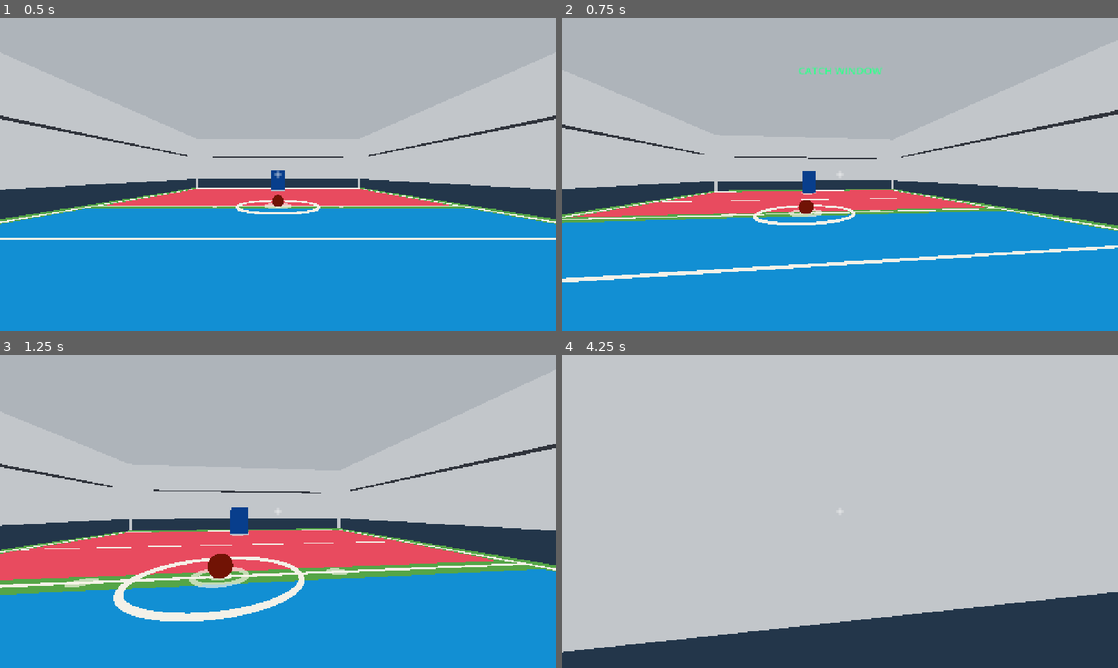
Above: before the commit, frames 1-4 (two rows, left to right).
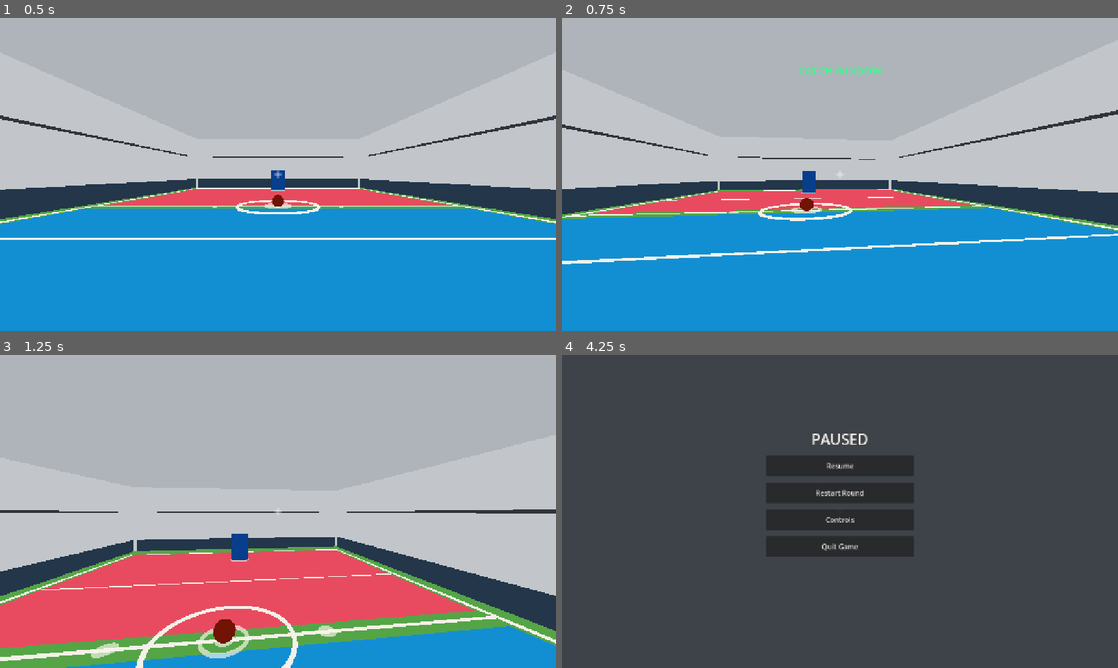
Above: after the commit, the same moments.

Repository: copley/dodgeball-fps
Game: Godot game, scene res://scenes/main.tscn
Two runs of this game, one before a commit and one after it. Both use one fixed random seed, a clock stepped at 60 frames per second and the inputs below.
Inputs (mouse positions are in pixels of both pictures, inside the frame that each line leads up to):
- Up to frame 1 (0.5 s): no input
- Up to frame 2 (0.75 s): tap Enter at 0.5 s; move the mouse to (867, 174) at 0.52 s; hold W (move_forward) from 0.53 s (still down); hold Right mouse button (catch_ball) from 0.53 s (still down)
- Up to frame 3 (1.25 s): keep holding W (move_forward); keep holding Right mouse button (catch_ball); tap Space (jump, bound only after the commit) at 0.77, 1.07 s; tap E (pickup_ball) at 0.8 s
- Up to frame 4 (4.25 s): keep holding W (move_forward); move the mouse to (812, 511) at 1.27 s; release Right mouse button (catch_ball) at 1.28 s; tap E (pickup_ball) at 1.35 s; tap Space (jump, bound only after the commit) at 1.52, 1.82, 3.02, 3.32, 3.77, 3.8, 4.07 s; click (812, 511) at 1.55 s; move the mouse to (851, 505) at 2.02 s; press the mouse at (851, 505) at 2.03 s; tap Ctrl (crouch, bound only after the commit) at 2.3, 2.85 s; move the mouse to (834, 517) at 2.77 s; release the mouse at (834, 517) at 2.78 s; tap Shift (sprint, bound only after the commit) at 3.05 s; move the mouse to (878, 514) at 3.52 s; hold Shift (sprint, bound only after the commit) from 3.53 s (still down); tap Escape (ui_cancel) at 4.15 s

Frame 1 is identical in both runs. In frame 2, 4.3% of the frame differs, in the area x 0-100%, y 29-85%; in frame 3, 40%; in frame 4, 100%, in the area x 0-100%, y 0-100%.

Commit message:
feat: add player actions and pause menu

Diff:
--- a/project.godot
+++ b/project.godot
@@ -52,6 +52,34 @@
 "deadzone": 0.5,
 "events": [Object(InputEventMouseButton,"button_index":2)]
 }
+sprint={
+"deadzone": 0.5,
+"events": [Object(InputEventKey,"physical_keycode":4194325)]
+}
+crouch={
+"deadzone": 0.5,
+"events": [Object(InputEventKey,"physical_keycode":4194326)]
+}
+jump={
+"deadzone": 0.5,
+"events": [Object(InputEventKey,"physical_keycode":32)]
+}
+dodge_left={
+"deadzone": 0.5,
+"events": [Object(InputEventKey,"physical_keycode":81)]
+}
+dodge_right={
+"deadzone": 0.5,
+"events": [Object(InputEventKey,"physical_keycode":70)]
+}
+restart_round={
+"deadzone": 0.5,
+"events": [Object(InputEventKey,"physical_keycode":82)]
+}
+pause_menu={
+"deadzone": 0.5,
+"events": [Object(InputEventKey,"physical_keycode":4194305)]
+}
 
 [physics]
 
--- a/scenes/main.tscn
+++ b/scenes/main.tscn
@@ -16,6 +16,22 @@
 corner_radius_top_right = 1
 corner_radius_bottom_right = 1
 corner_radius_bottom_left = 1
+
+[sub_resource type="StyleBoxFlat" id="StyleBoxFlat_pause"]
+bg_color = Color(0.08, 0.13, 0.2, 0.96)
+border_width_left = 3
+border_width_top = 3
+border_width_right = 3
+border_width_bottom = 3
+border_color = Color(0.086, 0.56, 0.827, 1)
+corner_radius_top_left = 8
+corner_radius_top_right = 8
+corner_radius_bottom_right = 8
+corner_radius_bottom_left = 8
+content_margin_left = 28.0
+content_margin_top = 24.0
+content_margin_right = 28.0
+content_margin_bottom = 24.0
 
 [node name="Main" type="Node3D"]
 script = ExtResource("2_main")
@@ -89,3 +105,97 @@
 theme_override_font_sizes/font_size = 24
 text = "CATCH WINDOW"
 horizontal_alignment = 1
+
+[node name="DodgeFeedback" type="Label" parent="UI"]
+visible = false
+offset_left = 0.0
+offset_top = 148.0
+offset_right = 1280.0
+offset_bottom = 180.0
+theme_override_colors/font_color = Color(0.91, 0.294, 0.372, 1)
+theme_override_font_sizes/font_size = 20
+text = "DODGE RECHARGING"
+horizontal_alignment = 1
+
+[node name="PauseOverlay" type="ColorRect" parent="UI"]
+visible = false
+process_mode = 3
+layout_mode = 3
+anchors_preset = 15
+anchor_right = 1.0
+anchor_bottom = 1.0
+grow_horizontal = 2
+grow_vertical = 2
+color = Color(0.04, 0.06, 0.09, 0.72)
+
+[node name="PausePanel" type="VBoxContainer" parent="UI/PauseOverlay"]
+layout_mode = 0
+anchor_left = 0.5
+anchor_top = 0.5
+anchor_right = 0.5
+anchor_bottom = 0.5
+offset_left = -170.0
+offset_top = -190.0
+offset_right = 170.0
+offset_bottom = 190.0
+theme_override_constants/separation = 14
+theme_override_styles/panel = SubResource("StyleBoxFlat_pause")
+
+[node name="Title" type="Label" parent="UI/PauseOverlay/PausePanel"]
+layout_mode = 2
+theme_override_colors/font_color = Color(0.957, 0.945, 0.91, 1)
+theme_override_font_sizes/font_size = 34
+text = "PAUSED"
+horizontal_alignment = 1
+
+[node name="Resume" type="Button" parent="UI/PauseOverlay/PausePanel"]
+custom_minimum_size = Vector2(0, 48)
+layout_mode = 2
+text = "Resume"
+
+[node name="RestartRound" type="Button" parent="UI/PauseOverlay/PausePanel"]
+custom_minimum_size = Vector2(0, 48)
+layout_mode = 2
+text = "Restart Round"
+
+[node name="Controls" type="Button" parent="UI/PauseOverlay/PausePanel"]
+custom_minimum_size = Vector2(0, 48)
+layout_mode = 2
+text = "Controls"
+
+[node name="QuitGame" type="Button" parent="UI/PauseOverlay/PausePanel"]
+custom_minimum_size = Vector2(0, 48)
+layout_mode = 2
+text = "Quit Game"
+
+[node name="ControlsPanel" type="VBoxContainer" parent="UI/PauseOverlay"]
+visible = false
+layout_mode = 0
+anchor_left = 0.5
+anchor_top = 0.5
+anchor_right = 0.5
+anchor_bottom = 0.5
+offset_left = -230.0
+offset_top = -280.0
+offset_right = 230.0
+offset_bottom = 280.0
+theme_override_constants/separation = 10
+theme_override_styles/panel = SubResource("StyleBoxFlat_pause")
+
+[node name="Title" type="Label" parent="UI/PauseOverlay/ControlsPanel"]
+layout_mode = 2
+theme_override_colors/font_color = Color(0.957, 0.945, 0.91, 1)
+theme_override_font_sizes/font_size = 30
+text = "CONTROLS"
+horizontal_alignment = 1
+
+[node name="Bindings" type="Label" parent="UI/PauseOverlay/ControlsPanel"]
+layout_mode = 2
+theme_override_colors/font_color = Color(0.957, 0.945, 0.91, 1)
+theme_override_font_sizes/font_size = 19
+text = "WASD — Move\nMouse — Aim / Look\nShift — Sprint\nCtrl — Crouch\nSpace — Jump\nLeft Mouse — Charge / Throw\nRight Mouse — Timed Catch\nE — Pick Up / Interact\nQ — Dodge Left\nF — Dodge Right\nR — Restart Round\nEscape — Pause Menu"
+
+[node name="Back" type="Button" parent="UI/PauseOverlay/ControlsPanel"]
+custom_minimum_size = Vector2(0, 48)
+layout_mode = 2
+text = "Back"
--- a/scripts/main.gd
+++ b/scripts/main.gd
@@ -9,11 +9,16 @@
 @onready var target_spawn: Marker3D = $Court/SpawnMarkers/TargetSpawn
 @onready var round_result_label: Label = $UI/RoundResult
 @onready var catch_feedback_label: Label = $UI/CatchFeedback
+@onready var dodge_feedback_label: Label = $UI/DodgeFeedback
+@onready var pause_overlay: Control = $UI/PauseOverlay
+@onready var pause_panel: VBoxContainer = $UI/PauseOverlay/PausePanel
+@onready var controls_panel: VBoxContainer = $UI/PauseOverlay/ControlsPanel
 
 var player: PlayerController
 var ball: Dodgeball
 var target: DodgeballTarget
 var target_eliminated: bool = false
+var gameplay_mouse_captured: bool = true
 
 
 func _ready() -> void:
@@ -25,6 +30,7 @@
 	player.catch_window_changed.connect(_on_catch_window_changed)
 	player.catch_succeeded.connect(_on_catch_succeeded)
 	player.eliminated.connect(_on_player_eliminated)
+	player.dodge_availability_changed.connect(_on_dodge_availability_changed)
 
 	ball = BALL_SCENE.instantiate()
 	add_child(ball)
@@ -36,6 +42,71 @@
 	add_child(target)
 	target.global_transform = target_spawn.global_transform
 	target.eliminated.connect(_on_target_eliminated)
+	$UI/PauseOverlay/PausePanel/Resume.pressed.connect(close_pause_menu)
+	$UI/PauseOverlay/PausePanel/RestartRound.pressed.connect(_on_menu_restart)
+	$UI/PauseOverlay/PausePanel/Controls.pressed.connect(_show_controls)
+	$UI/PauseOverlay/PausePanel/QuitGame.pressed.connect(get_tree().quit)
+	$UI/PauseOverlay/ControlsPanel/Back.pressed.connect(_show_pause_options)
+	process_mode = Node.PROCESS_MODE_ALWAYS
+
+
+func _unhandled_input(event: InputEvent) -> void:
+	if event.is_action_pressed("pause_menu"):
+		if get_tree().paused:
+			close_pause_menu()
+		else:
+			open_pause_menu()
+		get_viewport().set_input_as_handled()
+		return
+	if not get_tree().paused and event.is_action_pressed("restart_round"):
+		restart_round()
+		get_viewport().set_input_as_handled()
+
+
+func open_pause_menu() -> void:
+	pause_overlay.visible = true
+	_show_pause_options()
+	get_tree().paused = true
+	gameplay_mouse_captured = false
+	Input.mouse_mode = Input.MOUSE_MODE_VISIBLE
+
+
+func close_pause_menu() -> void:
+	pause_overlay.visible = false
+	get_tree().paused = false
+	gameplay_mouse_captured = true
+	Input.mouse_mode = Input.MOUSE_MODE_CAPTURED
+
+
+func _show_controls() -> void:
+	pause_panel.visible = false
+	controls_panel.visible = true
+
+
+func _show_pause_options() -> void:
+	pause_panel.visible = true
+	controls_panel.visible = false
+
+
+func _on_menu_restart() -> void:
+	restart_round()
+	close_pause_menu()
+
+
+func restart_round() -> void:
+	player.reset_to(player_spawn.global_transform)
+	ball.reset_to(ball_spawn.global_transform)
+	target.reset_to(target_spawn.global_transform)
+	target_eliminated = false
+	round_result_label.visible = false
+	round_result_label.text = ""
+	catch_feedback_label.visible = false
+	catch_feedback_label.text = ""
+	dodge_feedback_label.visible = false
+
+
+func _on_dodge_availability_changed(available: bool) -> void:
+	dodge_feedback_label.visible = not available
 
 func _on_pickup_requested(player: PlayerController) -> void:
 	if player.can_pick_up(ball):
--- a/scripts/player.gd
+++ b/scripts/player.gd
@@ -6,8 +6,20 @@
 signal catch_window_changed(active: bool)
 signal catch_succeeded
 signal eliminated
-
-@export var move_speed: float = 7.0
+signal dodge_availability_changed(available: bool)
+
+@export var acceleration: float = 30.0
+@export var normal_speed: float = 7.0
+@export var sprint_speed: float = 10.0
+@export_range(0.0, 1.0, 0.05) var air_control: float = 0.35
+@export var jump_velocity: float = 6.5
+@export var standing_height: float = 1.8
+@export var crouching_height: float = 1.1
+@export var crouch_transition_speed: float = 7.0
+@export var dodge_speed: float = 12.0
+@export var dodge_distance: float = 3.0
+@export var dodge_duration: float = 0.25
+@export var dodge_cooldown: float = 1.0
 @export var mouse_sensitivity: float = 0.002
 @export_range(1.0, 89.0, 1.0) var vertical_look_limit_degrees: float = 85.0
 @export var pickup_range: float = 2.0
@@ -20,21 +32,28 @@
 
 @onready var camera: Camera3D = $Camera3D
 @onready var ball_hold_position: Marker3D = $Camera3D/BallHoldPosition
+@onready var collision_shape: CollisionShape3D = $CollisionShape3D
 
 var gravity: float = ProjectSettings.get_setting("physics/3d/default_gravity")
 var held_ball: Dodgeball
 var charge_seconds: float = 0.0
 var catch_seconds_remaining: float = 0.0
 var is_eliminated: bool = false
+var is_crouching: bool = false
+var dodge_seconds_remaining: float = 0.0
+var dodge_cooldown_remaining: float = 0.0
+var dodge_direction: Vector3 = Vector3.ZERO
+
+const STANDING_CAMERA_HEIGHT: float = 1.6
 
 
 func _ready() -> void:
+	collision_shape.shape = collision_shape.shape.duplicate()
 	Input.mouse_mode = Input.MOUSE_MODE_CAPTURED
 
 
 func _unhandled_input(event: InputEvent) -> void:
-	if event.is_action_pressed("ui_cancel"):
-		Input.mouse_mode = Input.MOUSE_MODE_VISIBLE
+	if get_tree().paused or is_eliminated:
 		return
 
 	if event.is_action_pressed("pickup_ball") and held_ball == null:
@@ -42,6 +61,14 @@
 
 	if event.is_action_pressed("catch_ball"):
 		start_catch_window()
+
+	if event.is_action_pressed("jump"):
+		try_jump()
+
+	if event.is_action_pressed("dodge_left"):
+		start_dodge(-1.0)
+	elif event.is_action_pressed("dodge_right"):
+		start_dodge(1.0)
 
 	if event.is_action_pressed("throw_ball") and held_ball != null:
 		charge_seconds = 0.0
@@ -81,12 +108,18 @@
 		velocity = Vector3.ZERO
 		return
 
+	_update_crouch(delta)
+	if dodge_cooldown_remaining > 0.0:
+		dodge_cooldown_remaining = maxf(dodge_cooldown_remaining - delta, 0.0)
+		if dodge_cooldown_remaining == 0.0:
+			dodge_availability_changed.emit(true)
+
 	if held_ball != null and Input.is_action_pressed("throw_ball"):
 		charge_seconds = minf(charge_seconds + delta, full_charge_seconds)
 
 	if not is_on_floor():
 		velocity.y -= gravity * delta
-	else:
+	elif velocity.y <= 0.0:
 		velocity.y = 0.0
 
 	var input_direction := Input.get_vector(
@@ -101,9 +134,102 @@
 		input_direction.y
 	)).normalized()
 
-	velocity.x = movement_direction.x * move_speed
-	velocity.z = movement_direction.z * move_speed
+	if dodge_seconds_remaining > 0.0:
+		velocity.x = dodge_direction.x * effective_dodge_speed()
+		velocity.z = dodge_direction.z * effective_dodge_speed()
+		dodge_seconds_remaining = maxf(dodge_seconds_remaining - delta, 0.0)
+	else:
+		var speed := get_movement_speed(Input.is_action_pressed("sprint"))
+		var target_velocity := movement_direction * speed
+		var control := 1.0 if is_on_floor() else air_control
+		velocity.x = move_toward(velocity.x, target_velocity.x, acceleration * control * delta)
+		velocity.z = move_toward(velocity.z, target_velocity.z, acceleration * control * delta)
 	move_and_slide()
+
+
+func effective_dodge_speed() -> float:
+	if dodge_duration <= 0.0:
+		return dodge_speed
+	return minf(dodge_speed, dodge_distance / dodge_duration)
+
+
+func get_movement_speed(wants_sprint: bool) -> float:
+	return sprint_speed if wants_sprint and not is_crouching else normal_speed
+
+
+func try_jump() -> bool:
+	if is_eliminated or is_crouching or not is_on_floor() or velocity.y > 0.0:
+		return false
+	velocity.y = jump_velocity
+	return true
+
+
+func start_dodge(side: float) -> bool:
+	if (
+		get_tree().paused
+		or is_eliminated
+		or dodge_seconds_remaining > 0.0
+		or dodge_cooldown_remaining > 0.0
+	):
+		return false
+	dodge_direction = global_basis.x * signf(side)
+	dodge_direction.y = 0.0
+	dodge_direction = dodge_direction.normalized()
+	dodge_seconds_remaining = dodge_duration
+	dodge_cooldown_remaining = dodge_cooldown
+	dodge_availability_changed.emit(false)
+	return true
+
+
+func _update_crouch(delta: float) -> void:
+	var wants_crouch := Input.is_action_pressed("crouch")
+	if wants_crouch:
+		is_crouching = true
+	else:
+		is_crouching = not can_stand_up()
+	var target_height := crouching_height if is_crouching else standing_height
+	var capsule := collision_shape.shape as CapsuleShape3D
+	capsule.height = move_toward(capsule.height, target_height, crouch_transition_speed * delta)
+	collision_shape.position.y = capsule.height * 0.5
+	var camera_ratio := capsule.height / standing_height
+	camera.position.y = STANDING_CAMERA_HEIGHT * camera_ratio
+
+
+func can_stand_up() -> bool:
+	if not is_inside_tree():
+		return true
+	var capsule := CapsuleShape3D.new()
+	var current_capsule := collision_shape.shape as CapsuleShape3D
+	capsule.radius = current_capsule.radius
+	capsule.height = standing_height
+	var query := PhysicsShapeQueryParameters3D.new()
+	query.shape = capsule
+	query.transform = global_transform.translated_local(
+		Vector3.UP * (standing_height * 0.5 + 0.01)
+	)
+	query.collision_mask = collision_mask
+	query.exclude = [get_rid()]
+	return get_world_3d().direct_space_state.intersect_shape(query, 1).is_empty()
+
+
+func reset_to(new_spawn_transform: Transform3D) -> void:
+	held_ball = null
+	charge_seconds = 0.0
+	catch_seconds_remaining = 0.0
+	is_eliminated = false
+	is_crouching = false
+	dodge_seconds_remaining = 0.0
+	dodge_cooldown_remaining = 0.0
+	dodge_direction = Vector3.ZERO
+	velocity = Vector3.ZERO
+	global_transform = new_spawn_transform
+	camera.rotation = Vector3.ZERO
+	camera.position.y = STANDING_CAMERA_HEIGHT
+	var capsule := collision_shape.shape as CapsuleShape3D
+	capsule.height = standing_height
+	collision_shape.position.y = standing_height * 0.5
+	catch_window_changed.emit(false)
+	dodge_availability_changed.emit(true)
 
 
 func can_pick_up(ball: Dodgeball) -> bool:
--- a/scripts/target.gd
+++ b/scripts/target.gd
@@ -7,6 +7,11 @@
 @onready var collision_shape: CollisionShape3D = $CollisionShape3D
 
 var is_eliminated: bool = false
+var active_material: Material
+
+
+func _ready() -> void:
+	active_material = mesh.material_override
 
 
 func eliminate() -> void:
@@ -18,6 +23,13 @@
 	eliminated.emit()
 
 
+func reset_to(new_spawn_transform: Transform3D) -> void:
+	global_transform = new_spawn_transform
+	is_eliminated = false
+	collision_shape.set_deferred("disabled", false)
+	mesh.material_override = active_material
+
+
 func _create_eliminated_material() -> StandardMaterial3D:
 	var material := StandardMaterial3D.new()
 	material.albedo_color = Color(0.18, 0.18, 0.2, 1.0)
--- /dev/null
+++ b/tests/test_player_actions_menu.gd
@@ -0,0 +1,204 @@
+extends SceneTree
+
+const MAIN_SCENE: PackedScene = preload("res://scenes/main.tscn")
+
+const REQUIRED_ACTIONS: PackedStringArray = [
+	"move_forward", "move_back", "move_left", "move_right", "sprint", "crouch",
+	"jump", "throw_ball", "catch_ball", "pickup_ball", "dodge_left",
+	"dodge_right", "restart_round", "pause_menu",
+]
+
+var failures: int = 0
+
+
+func _initialize() -> void:
+	call_deferred("_run")
+
+
+func _run() -> void:
+	_test_input_map()
+	await _test_movement_jump_and_crouch()
+	await _test_dodge_and_collision()
+	await _test_pause_and_restart()
+	await _test_t1_to_t5_5_regressions()
+	if failures == 0:
+		print("PASS: T6 player actions, pause, reset, and regression suite")
+		quit(0)
+	else:
+		push_error("%d focused test assertion(s) failed" % failures)
+		quit(1)
+
+
+func _test_input_map() -> void:
+	for action in REQUIRED_ACTIONS:
+		_expect(InputMap.has_action(action), "Input Map contains %s" % action)
+
+
+func _test_movement_jump_and_crouch() -> void:
+	var main := MAIN_SCENE.instantiate()
+	root.add_child(main)
+	await process_frame
+	var player := main.player as PlayerController
+	_expect(is_equal_approx(player.get_movement_speed(false), 7.0), "normal movement speed remains 7.0")
+	_expect(is_equal_approx(player.get_movement_speed(true), 10.0), "sprint speed is 10.0")
+	_expect(Vector2(1.0, 1.0).normalized().length() <= 1.0, "diagonal movement remains normalized")
+	for frame in 8:
+		await physics_frame
+	_expect(player.is_on_floor(), "player settles on the court floor")
+	var grounded_height := player.global_position.y
+	player._unhandled_input(_action_event("jump"))
+	_expect(player.velocity.y == player.jump_velocity, "Space applies grounded jump velocity")
+	player._unhandled_input(_action_event("jump"))
+	_expect(player.velocity.y == player.jump_velocity, "second jump while airborne is prevented")
+	await physics_frame
+	_expect(player.global_position.y > grounded_height, "Space produces upward player movement")
+	Input.action_press("crouch")
+	player._update_crouch(1.0)
+	Input.action_release("crouch")
+	var capsule := player.collision_shape.shape as CapsuleShape3D
+	_expect(is_equal_approx(capsule.height, player.crouching_height), "crouch lowers collision height")
+	var obstruction := StaticBody3D.new()
+	var obstruction_shape := CollisionShape3D.new()
+	var box := BoxShape3D.new()
+	box.size = Vector3(2.0, 0.2, 2.0)
+	obstruction_shape.shape = box
+	obstruction.add_child(obstruction_shape)
+	main.add_child(obstruction)
+	obstruction.global_position = player.global_position + Vector3(0.0, 1.25, 0.0)
+	await physics_frame
+	_expect(not player.can_stand_up(), "overhead obstruction prevents standing")
+	obstruction.queue_free()
+	main.queue_free()
+	await process_frame
+
+
+func _test_dodge_and_collision() -> void:
+	var main := MAIN_SCENE.instantiate()
+	root.add_child(main)
+	await process_frame
+	var player := main.player as PlayerController
+	player.rotation.y = 0.0
+	_expect(player.start_dodge(-1.0), "left dodge starts")
+	_expect(player.dodge_direction.dot(Vector3.LEFT) > 0.99, "left dodge is orientation-relative")
+	_expect(not player.start_dodge(-1.0), "active dodge cannot be spammed")
+	player.dodge_seconds_remaining = 0.0
+	_expect(not player.start_dodge(1.0), "dodge cooldown is enforced")
+	player.dodge_cooldown_remaining = 0.0
+	_expect(player.start_dodge(1.0), "right dodge starts after cooldown")
+	_expect(player.dodge_direction.dot(Vector3.RIGHT) > 0.99, "right dodge is orientation-relative")
+	player.global_position = Vector3(9.3, 0.05, 0.0)
+	player.dodge_seconds_remaining = player.dodge_duration
+	player.dodge_direction = Vector3.RIGHT
+	for frame in 20:
+		await physics_frame
+	_expect(player.global_position.x < 9.7, "CharacterBody dodge does not pass through court wall")
+	main.queue_free()
+	await process_frame
+
+
+func _test_pause_and_restart() -> void:
+	var main := MAIN_SCENE.instantiate()
+	root.add_child(main)
+	await process_frame
+	var player := main.player as PlayerController
+	var ball := main.ball as Dodgeball
+	var target := main.target as DodgeballTarget
+	main._unhandled_input(_action_event("pause_menu"))
+	_expect(paused, "Escape pause path pauses SceneTree")
+	_expect(main.pause_overlay.visible, "pause overlay opens")
+	_expect(not main.gameplay_mouse_captured and Input.mouse_mode == Input.MOUSE_MODE_VISIBLE, "pause releases mouse")
+	var paused_ball_position := ball.global_position
+	ball.linear_velocity = Vector3(5.0, 0.0, 0.0)
+	await create_timer(0.1, true).timeout
+	_expect(ball.global_position.is_equal_approx(paused_ball_position), "ball physics stops while paused")
+	_expect(not player.start_dodge(-1.0), "gameplay action is blocked while paused")
+	player.global_position = Vector3(3.0, 2.0, 4.0)
+	main._unhandled_input(_action_event("restart_round"))
+	_expect(player.global_position.is_equal_approx(Vector3(3.0, 2.0, 4.0)), "R does not restart through pause menu")
+	main._unhandled_input(_action_event("pause_menu"))
+	_expect(not paused, "Escape resume path unpauses SceneTree")
+	_expect(main.gameplay_mouse_captured, "resume requests mouse recapture")
+	player.camera.rotation.x = 0.5
+	player.is_eliminated = true
+	player.is_crouching = true
+	player.dodge_cooldown_remaining = 1.0
+	player.catch_seconds_remaining = 1.0
+	target.eliminate()
+	main._unhandled_input(_action_event("restart_round"))
+	for reset_index in 4:
+		main.restart_round()
+	_expect(player.global_transform.is_equal_approx(main.player_spawn.global_transform), "R reset restores PlayerSpawn")
+	_expect(player.velocity == Vector3.ZERO and player.camera.rotation == Vector3.ZERO, "reset clears velocity and camera pitch")
+	_expect(not player.is_eliminated and not player.is_crouching, "reset clears elimination and crouch")
+	_expect(player.dodge_cooldown_remaining == 0.0 and player.catch_seconds_remaining == 0.0, "reset clears dodge and catch")
+	_expect(ball.state == Dodgeball.BallState.AVAILABLE, "reset restores ball AVAILABLE")
+	_expect(ball.global_transform.is_equal_approx(main.ball_spawn.global_transform), "reset restores BallSpawn")
+	_expect(not target.is_eliminated and target.global_transform.is_equal_approx(main.target_spawn.global_transform), "reset restores active target")
+	_expect(not main.round_result_label.visible and not main.catch_feedback_label.visible, "reset clears feedback")
+	_expect(_count_entities(main, "player") == 1, "five resets leave one player")
+	_expect(_count_entities(main, "ball") == 1, "five resets leave one ball")
+	_expect(_count_entities(main, "target") == 1, "five resets leave one target")
+	main.open_pause_menu()
+	main._on_menu_restart()
+	_expect(not paused and not main.pause_overlay.visible, "menu Restart Round resets and resumes")
+	main.queue_free()
+	await process_frame
+
+
+func _action_event(action: StringName) -> InputEventAction:
+	var event := InputEventAction.new()
+	event.action = action
+	event.pressed = true
+	return event
+
+
+func _test_t1_to_t5_5_regressions() -> void:
+	var main := MAIN_SCENE.instantiate()
+	root.add_child(main)
+	await process_frame
+	var player := main.player as PlayerController
+	var ball := main.ball as Dodgeball
+	var target := main.target as DodgeballTarget
+	_expect(main.get_node_or_null("Court/CourtGraphics") != null, "painted court graphics remain")
+	_expect(player.camera != null, "first-person camera remains")
+	ball.reset_to(Transform3D(Basis.IDENTITY, player.global_position))
+	_expect(player.can_pick_up(ball), "pickup remains available")
+	player.give_ball(ball)
+	ball.throw(Vector3.FORWARD, player.minimum_throw_speed)
+	_expect(ball.is_thrown(), "charged throwing path remains")
+	var eliminated_count: Array[int] = [0]
+	target.eliminated.connect(func() -> void: eliminated_count[0] += 1)
+	target.eliminate()
+	target.eliminate()
+	_expect(eliminated_count[0] == 1, "target elimination remains single-fire")
+	player.reset_to(main.player_spawn.global_transform)
+	ball.reset_to(Transform3D(Basis.IDENTITY, player.camera.global_position + Vector3(0.0, 0.0, -1.0)))
+	var marker := Marker3D.new()
+	main.add_child(marker)
+	marker.global_position = ball.global_position
+	ball.hold_at(marker)
+	ball.throw(player.camera.global_position - ball.global_position, 12.0)
+	player.start_catch_window()
+	_expect(player.catch_ball(ball), "timed catch remains functional")
+	main.queue_free()
+	await process_frame
+
+
+func _count_entities(parent: Node, entity_type: String) -> int:
+	var count := 0
+	for child in parent.get_children():
+		if (
+			(entity_type == "player" and child is PlayerController)
+			or (entity_type == "ball" and child is Dodgeball)
+			or (entity_type == "target" and child is DodgeballTarget)
+		):
+			count += 1
+	return count
+
+
+func _expect(condition: bool, message: String) -> void:
+	if condition:
+		print("PASS: ", message)
+	else:
+		failures += 1
+		push_error("FAIL: " + message)
Not shown, added: tests/test_player_actions_menu.gd.uid
Not shown, changed: docs/ARCHITECTURE.md
Not shown, changed: docs/MILESTONES.md
Not shown, changed: docs/SPEC.md
Not shown, changed: docs/TASKS.md
Not shown, changed: docs/TESTING.md
